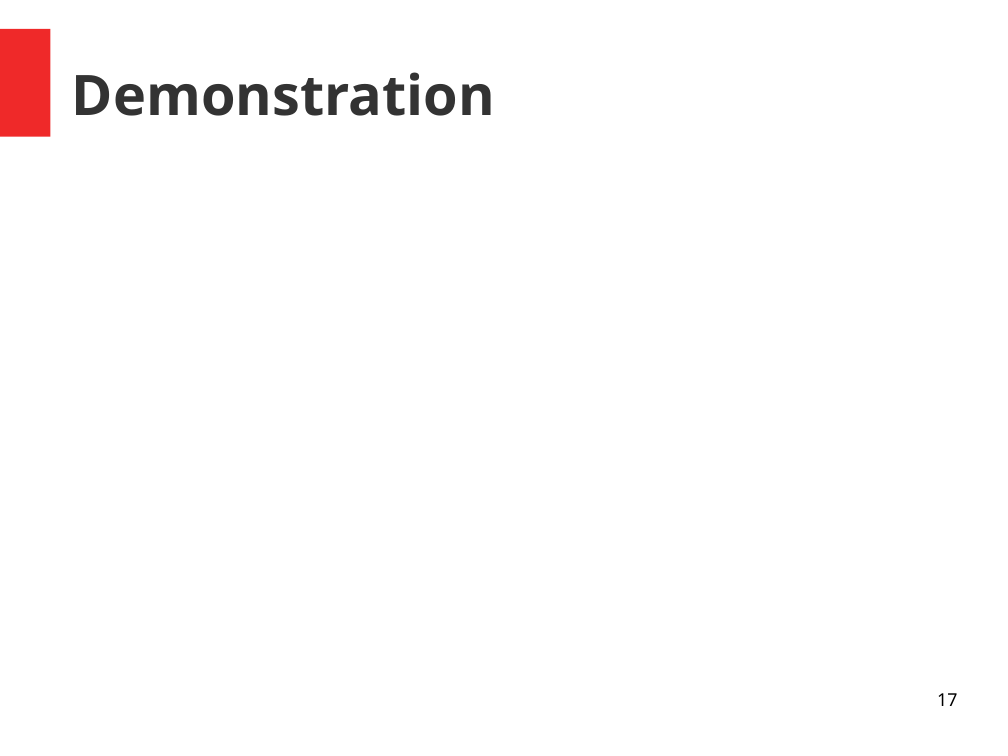
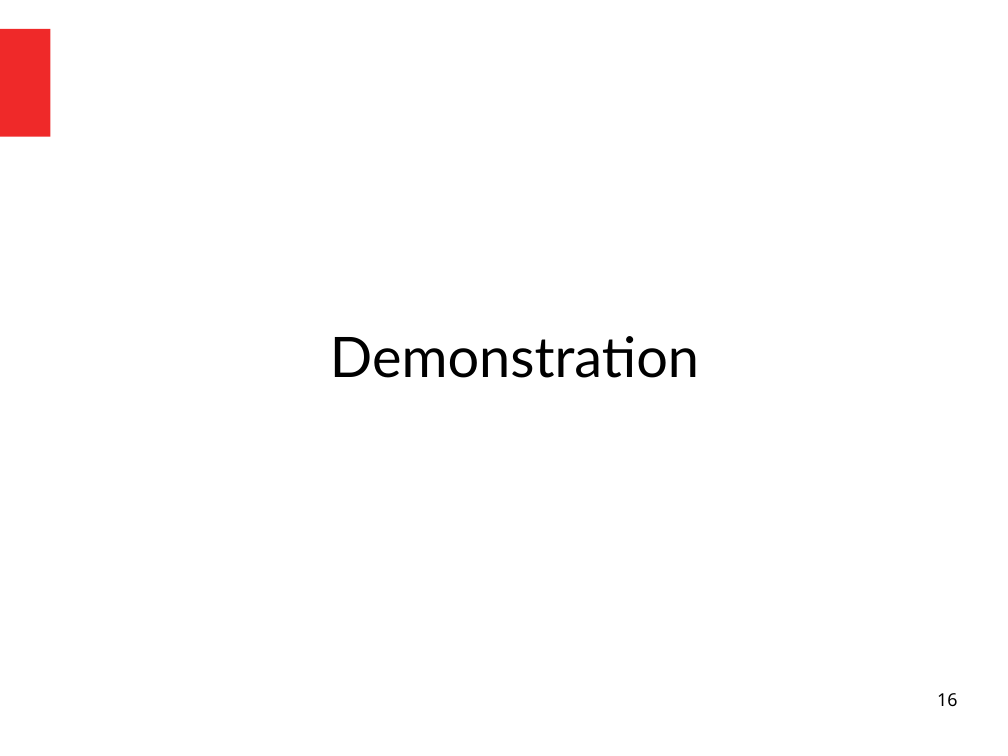
Before and after one commit to unige-pinfo-2019/PInfo3, a slide deck: slide 16 of Docs/Presentations/pres2.odp (slide 17 before the commit). Drawn at 1008x756 pixels with LibreOffice and Linux fonts; fonts in the diff are those of the drawing. Boxes give left, top, right and bottom in pixels: in the first picture for what was removed or moved away, otherwise in the second. Text is boxed around its words. In the diff, an @@ line names an element or a change of style, - is before the commit and + after.

```diff
--- a/Docs/Presentations/pres2.odp
+++ b/Docs/Presentations/pres2.odp
@@ subtitle "Demonstration" moved from (x1=72, y1=72, x2=495, y2=116) to (x1=330, y1=336, x2=699, y2=378) @@
@@ subtitle "Demonstration" at (x1=330, y1=336, x2=699, y2=378): font Noto Sans to Lato, text colour #333333 to #000000, bold off; alignment left to centre @@
@@ page number at (x1=937, y1=693, x2=957, y2=707): text changed @@
-17
+16
```
Also in this commit, not shown: 2 other slides changed, 5 slides added, 7 slides removed, 1 other file.
